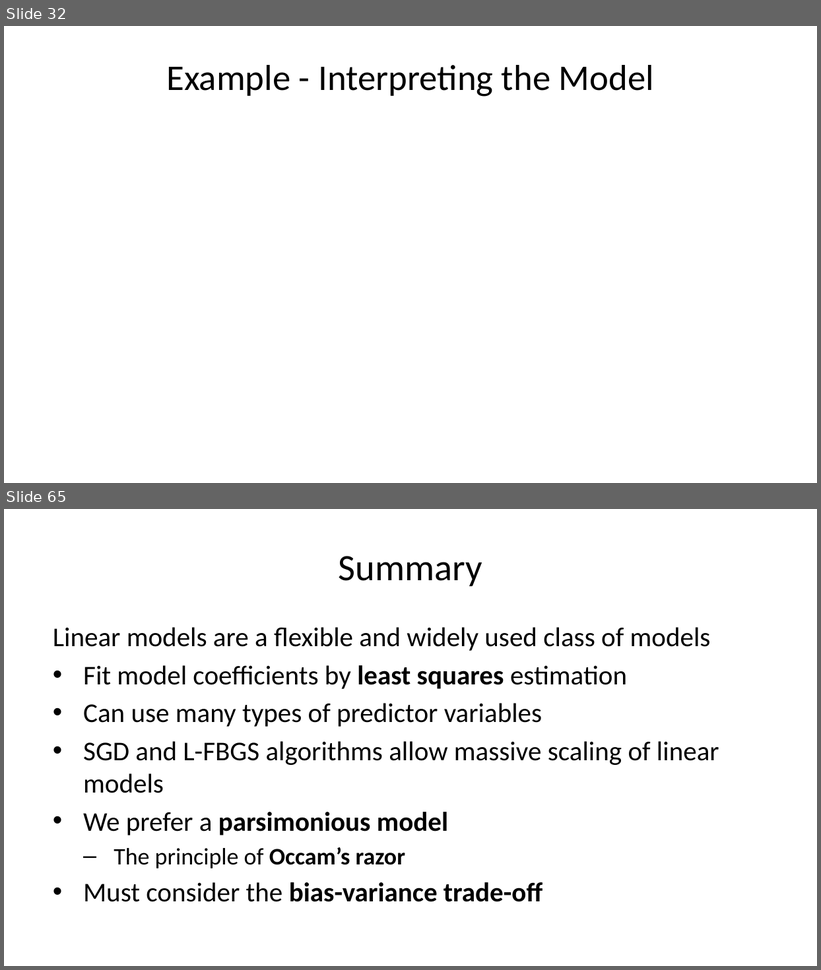
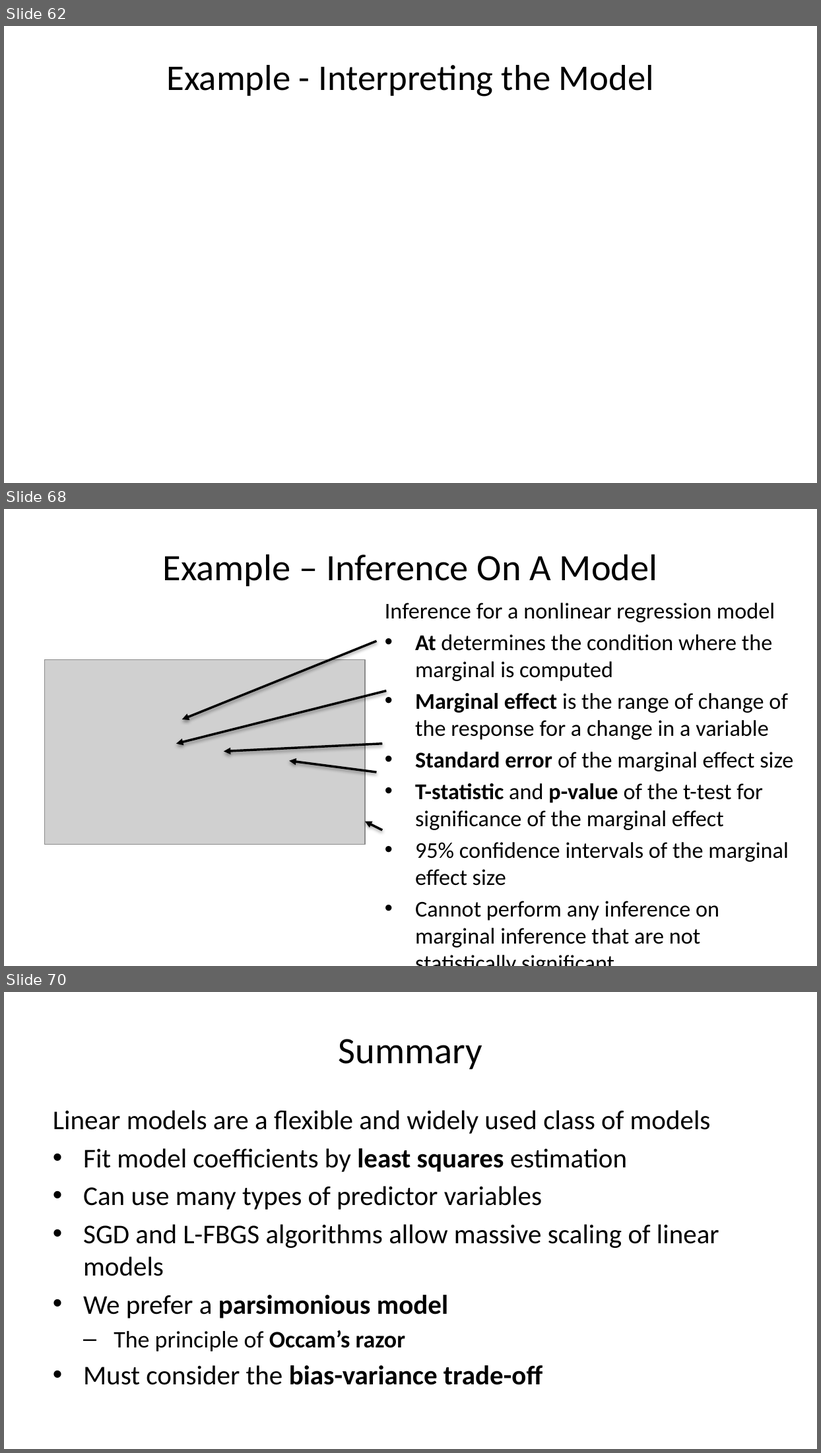
Before and after one commit to StephenElston/CSCI-E-83, a slide deck: LectureSlides/08_IntroductionToLinearModels.pptx. Shown one above the other, each under a label of ours: slides 32 and 65 before the commit, slides 62, 68 and 70 after it; the slides between them are not shown. The pictures are 821x970 and 821x1453 pixels, drawn with LibreOffice and Linux fonts; fonts in the diff are those of the drawing; grey boxes stand for pictures. Boxes give left, top, right and bottom in pixels: in the first picture for what was removed or moved away, otherwise in the second. Text is boxed around its words. In the diff, an @@ line names an element or a change of style, - is before the commit and + after.

```diff
--- a/LectureSlides/08_IntroductionToLinearModels.pptx
+++ b/LectureSlides/08_IntroductionToLinearModels.pptx
@@ slide 68 added at bbox=[4, 509, 817, 966], background #FFFFFF @@
@@ title added at bbox=[163, 554, 658, 586], 33 pt, text #000000 @@
+Example – Inference On A Model
@@ text added at bbox=[385, 603, 793, 948], 20 pt, text #000000 @@
+Inference for a nonlinear regression model
+• At determines the condition where the marginal is computed
+• Marginal effect is the range of change of the response for a change in a variable
+• Standard error of the marginal effect size
+• T-statistic and p-value of the t-test for significance of the marginal effect
+• 95% confidence intervals of the marginal effect size
+• Cannot perform any inference on marginal inference that are not statistically significant
@@ arrow added from (376, 641) to (182, 720), #000000 2 pt @@
@@ picture added at bbox=[45, 660, 365, 845] @@
@@ arrow added from (386, 691) to (176, 744), #000000 2 pt @@
@@ arrow added from (382, 744) to (224, 751), #000000 2 pt @@
@@ arrow added from (376, 772) to (289, 761), #000000 2 pt @@
@@ arrow added from (382, 830) to (365, 821), #000000 2 pt @@
@@ what was slide 32 is now slide 62 @@
@@ what was slide 65 is now slide 70 @@
```
Also in this commit, not shown: 5 slides changed, 5 other slides added, 1 slide removed.
